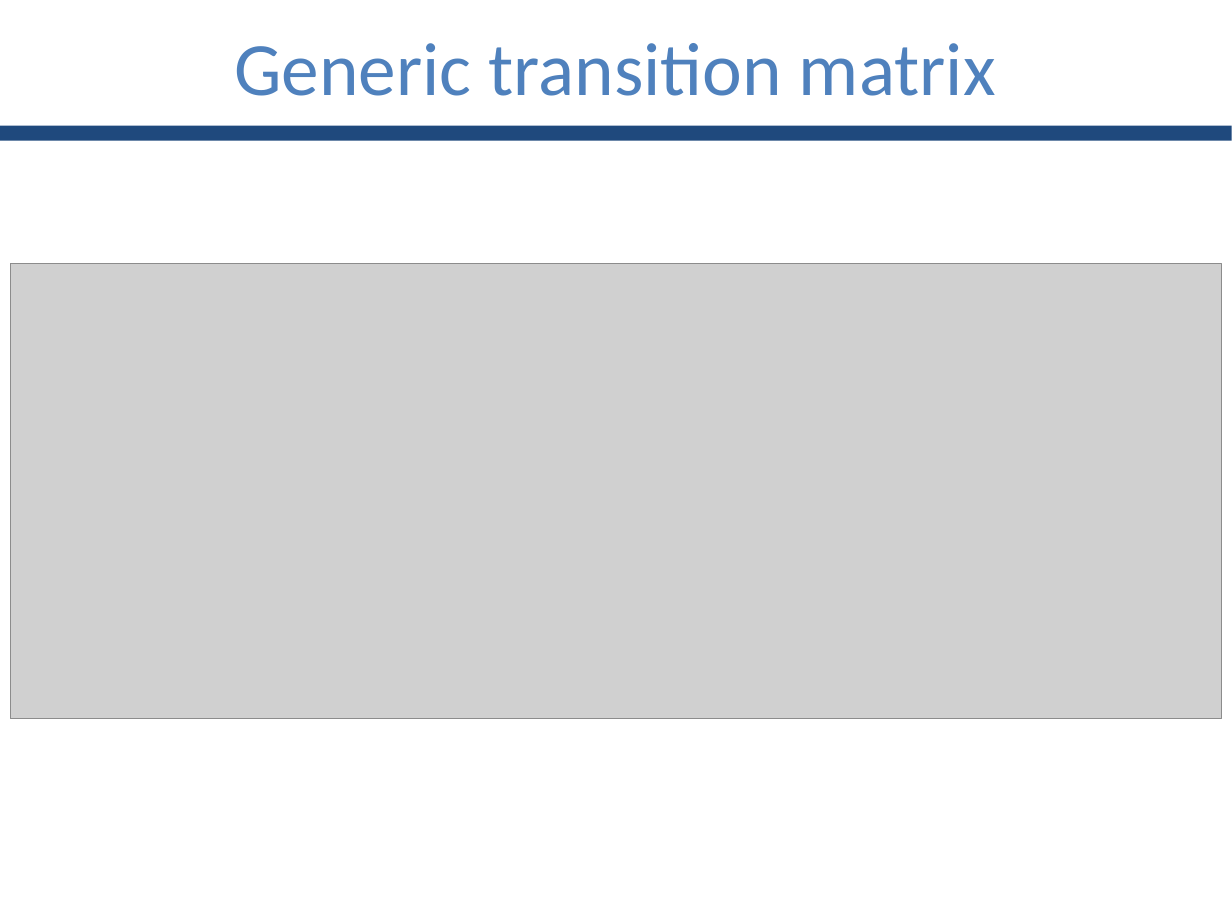
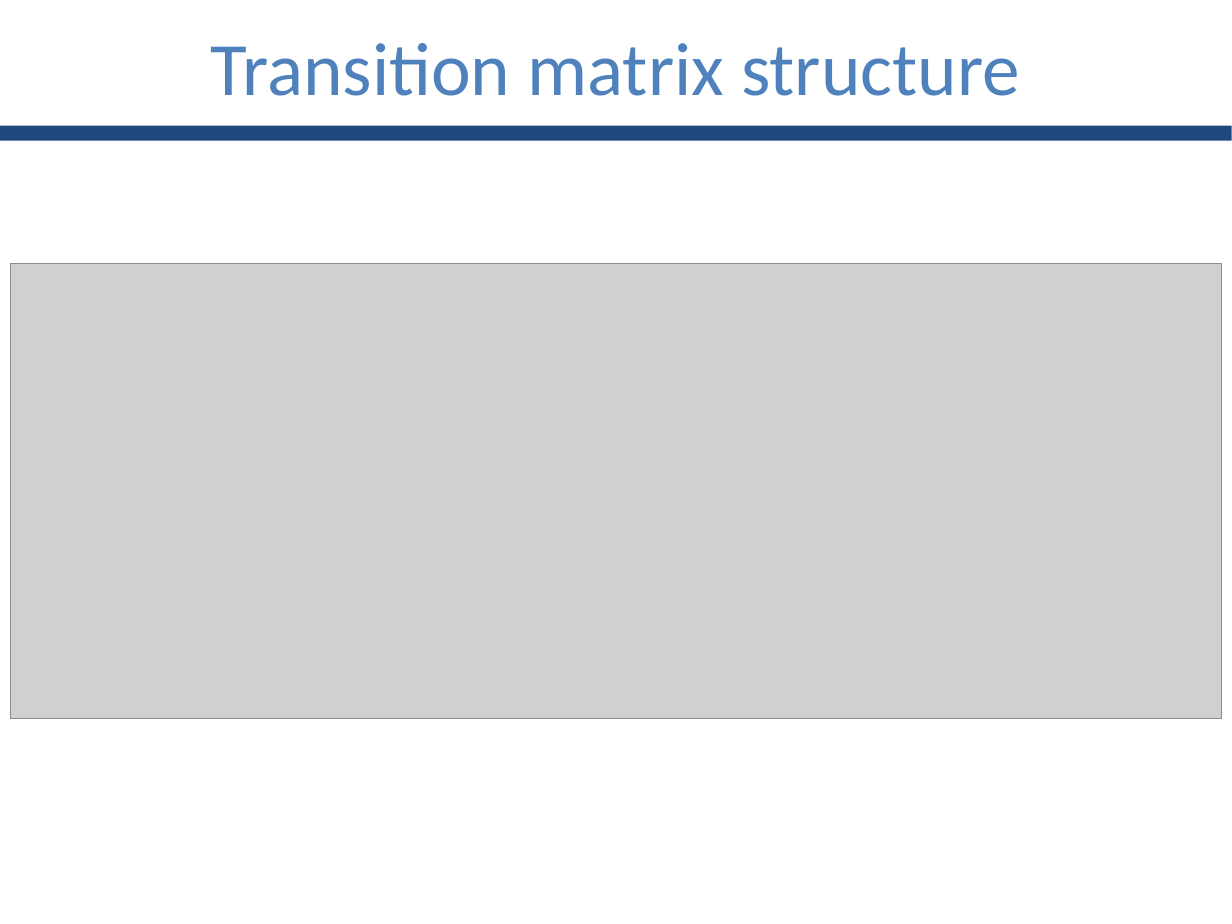
Before and after one commit to GianlucaBortoli/bachelorThesis, a slide deck: slide 14 of slides/slides.pptx. Drawn at 1232x924 pixels with LibreOffice and Linux fonts; fonts in the diff are those of the drawing; grey boxes stand for pictures. Boxes give left, top, right and bottom in pixels: in the first picture for what was removed or moved away, otherwise in the second. Text is boxed around its words. In the diff, an @@ line names an element or a change of style, - is before the commit and + after.

```diff
--- a/slides/slides.pptx
+++ b/slides/slides.pptx
@@ text at box(210, 43, 1020, 96): text changed @@
-Generic transition matrix
+Transition matrix structure
```
Also in this commit, not shown: 4 other slides changed.
